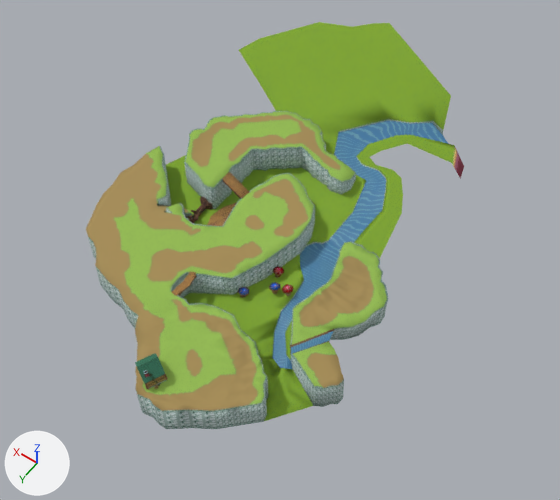
The Blender file WorkingFolder/blend/phamas_forest/phamas_forest.blend: old version first, new version second.
Camera for both pictures: a 50 mm camera at (-81.3, 113.4, 188.1) aimed at (11.8, -16.9, -16.7). The axes (+X, +Y, +Z) are drawn at lower left. The lights are the same throughout.

In view in the first picture: 'Elevations', 'Ground', 'HouseTemp', 'Water'.
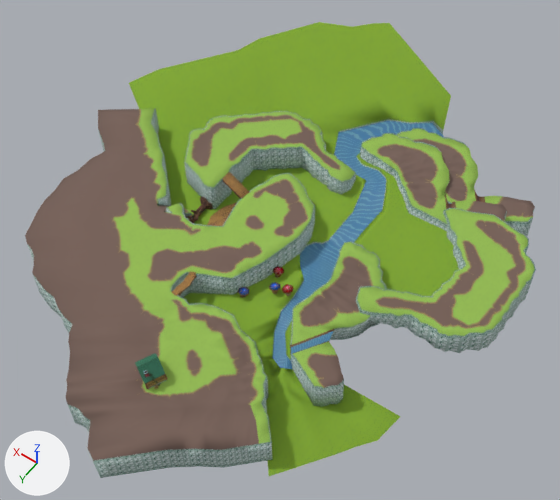
Diff of the bpy script that builds the scene:
```diff
--- a/WorkingFolder/blend/phamas_forest/phamas_forest.blend.py
+++ b/WorkingFolder/blend/phamas_forest/phamas_forest.blend.py
@@ mat_trees @@
 mat_trees = principled_material('trees')
-mat_trees.texture = img_dirt_path_png
+mat_trees.texture = img_forest_floor_png
 mat_trees.roughness = 1.0
@@ me_icosphere_001 @@
 # used by ob_elevations; location = (0.0, 0.0, -1.0); rotation_euler = (-1.344, 0.553, 0.0), in degrees (-77, 32, 0)
-me_icosphere_001.from_pydata(...)  # 1734 vertices, 1582 faces; spans x -32.2..59.6, y -40.8..30.2, z -54.0..55.6
+me_icosphere_001.from_pydata(...)  # 2934 vertices, 2652 faces; spans x -56.4..81.3, y -54.2..32.6, z -86.2..75.3
+# me_icosphere_001 part 1: the loose piece of 283 vertices spanning x -32.2..-8.4, y -1.9..30.2, z -22.3..23.2 is copied, and the copy is multiplied about its middle by the matrix ((0.691, -0.019, -0.886), (0.477, 0.955, 0.352), (0.747, -0.593, 0.595)), then moved by (3.2, -15.1, -60.0); it spans x -42.5..9.4, y -19.7..19.4, z -74.2..-43.0
+# me_icosphere_001 part 2: the loose piece of 283 vertices spanning x -32.2..-8.4, y -1.9..30.2, z -22.3..23.2 is copied, and the copy is multiplied about its middle by the matrix ((0.682, 0.04, -0.887), (0.422, 0.97, 0.368), (0.782, -0.558, 0.576)), then moved by (0.5, -11.6, -72.2); it spans x -44.8..6.2, y -17.2..23.7, z -86.2..-55.4
+# me_icosphere_001 part 3: the loose piece of 471 vertices spanning x -1.7..50.5, y -40.8..-8.8, z -54.0..-5.6 is copied, and the copy is multiplied about its middle by the matrix ((-0.251, 0.884, 0.394), (0.622, 0.459, -0.634), (-0.741, 0.085, -0.666)), then moved by (-61.2, 38.8, -1.5); it spans x -56.4..-20.0, y 1.1..32.6, z -59.7..-2.8
+# me_icosphere_001 part 4: 163 vertices added at x -27.9..81.3, y -54.2..32.5, z -22.5..75.3
+# me_icosphere_001 part 5: 3 kept faces spanning x -30.5..53.1, y -38.0..20.1, z -4.5..17.3 get new texture (UV) coordinates
 me_icosphere_001.materials.append(mat_mountain1)
@@ me_icosphere_001 @@
 me_icosphere_001.materials.append(mat_grasstop)
+me_icosphere_001.materials.append(mat_grass)  # picture img_grass_png
@@ me_icosphere_011 @@
 # used by ob_ground; location = (0.0, 0.0, -1.0); rotation_euler = (-1.344, 0.553, 0.0), in degrees (-77, 32, 0)
 # verts and faces of me_icosphere_011; kept vertices keep their numbers, new ones are numbered from 507
-me_icosphere_011.from_pydata(...)  # 507 vertices, 427 faces; spans x -22.0..69.0, y -56.0..29.0, z -125.0..34.0
+me_icosphere_011.from_pydata(...)  # 531 vertices, 445 faces; spans x -47.0..91.0, y -58.0..39.0, z -125.0..44.0
+# me_icosphere_011 part 6
+delete_vertices([39])  # with the faces that use them
+verts[514] = (50.0, -31.0, -22.0)
+verts[523] = (69.0, -46.0, -34.0)  # pixel (176, 104)
+verts[524] = (84.0, -58.0, -43.0)  # pixel (159, 69)
+verts[525] = (76.0, -45.0, -23.0)
+verts[526] = (91.0, -57.0, -32.0)  # pixel (128, 83)
+faces += [(24, 38, 514, 27), (493, 499, 524, 523), (3, 493, 523, 514), (27, 514, 523, 525), (523, 524, 526, 525)]  # mat_grass (picture img_grass_png)
+# me_icosphere_011 part 7
+# 1 vertex is removed from x -22.0, y 29.0, z 21.0
+# 1 face is deleted
+# 21 vertices are added at x -47.0..-21.0, y 1.0..39.0, z -52.0..44.0
+# 15 new faces join them, mat_grass (picture img_grass_png)
 me_icosphere_011.materials.append(mat_grass)
```

Location of each change, (x1, y1, x2, y2) in pixels of the pictures (560 x 500 px):
'Elevations', surface changed, reshaped (68% wider, 16% taller): before (86, 111, 389, 429); after (25, 108, 536, 478)
'Ground', reshaped (11% wider, 14% taller): before (166, 22, 464, 421); after (129, 22, 459, 476)
part 1 of me_icosphere_001, added: after (360, 133, 507, 231)
part 2 of me_icosphere_001, added: after (396, 128, 535, 236)
part 3 of me_icosphere_001, added: after (356, 208, 536, 353)
part 4 of me_icosphere_001, added (brown): after (25, 108, 273, 478)
part 5 of me_icosphere_001, surface changed: (141, 154, 341, 376) in both
part 6 of me_icosphere_011, built on: before (166, 155, 187, 206); after (129, 50, 276, 206)
part 7 of me_icosphere_011, built on: before (301, 397, 313, 408); after (267, 198, 459, 476)
